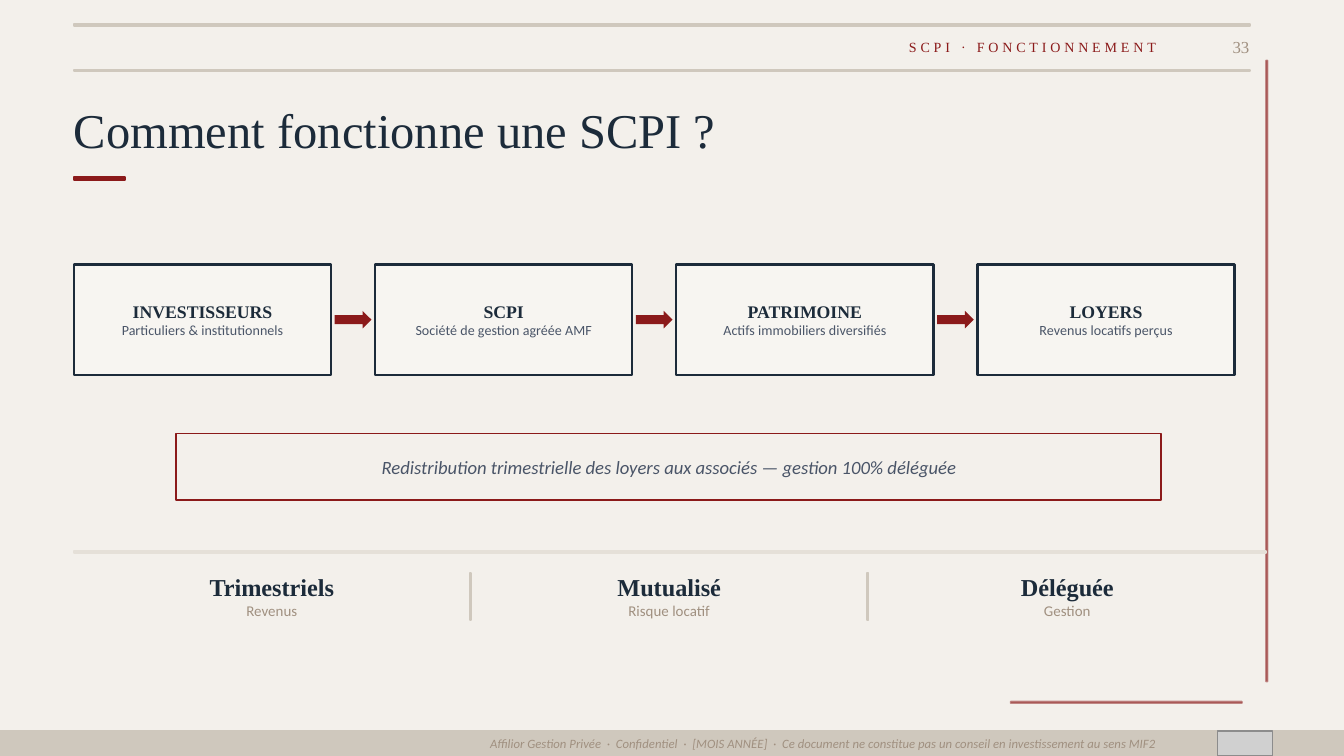
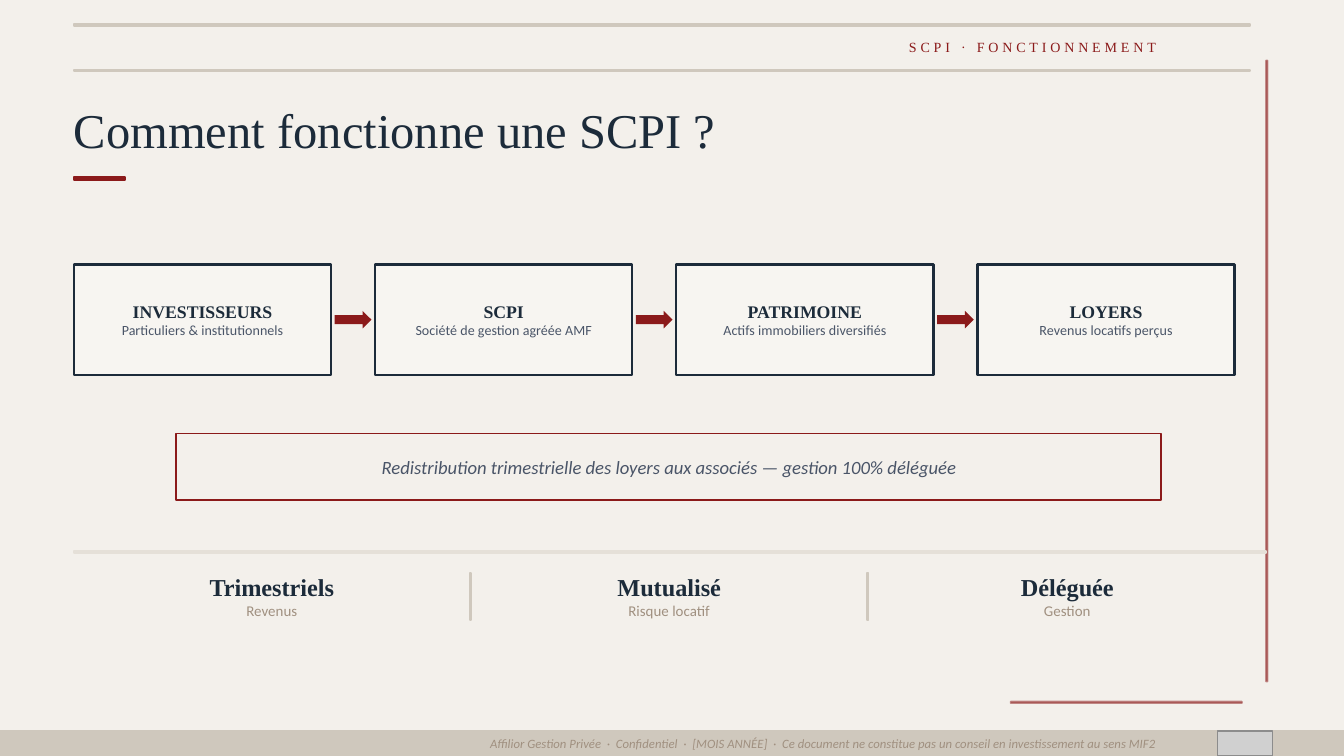
Before and after one commit to fififi1717/mkgt, a slide deck: slide 33 of Bibe_Def.pptx. Drawn at 1344x756 pixels with LibreOffice and Linux fonts; fonts in the diff are those of the drawing; grey boxes stand for pictures. Boxes give left, top, right and bottom in pixels: in the first picture for what was removed or moved away, otherwise in the second. Text is boxed around its words. In the diff, an @@ line names an element or a change of style, - is before the commit and + after.

```diff
--- a/Bibe_Def.pptx
+++ b/Bibe_Def.pptx
@@ page number removed at bbox=[1233, 42, 1250, 53] @@
-33
```
Also in this commit, not shown: 51 other slides changed, 3 other files.
